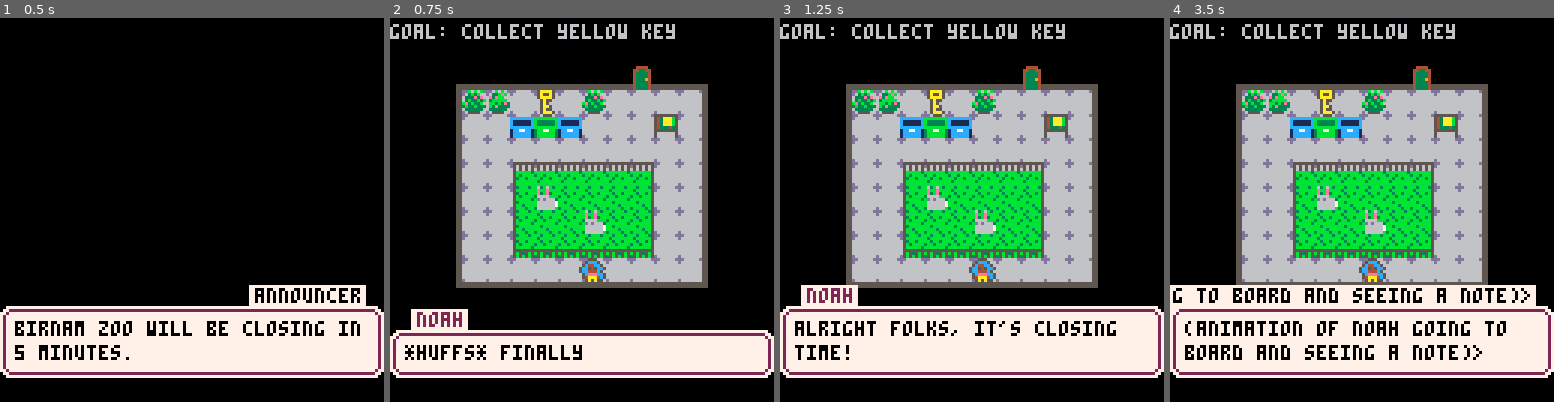
Above: before the commit, frames 1-4 (left to right).
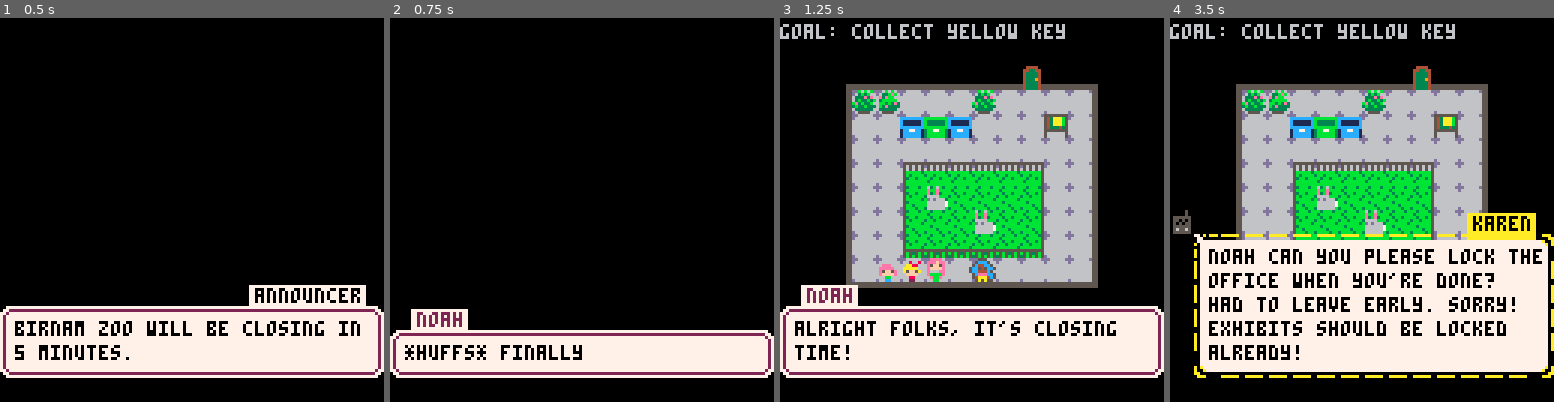
Above: after the commit, the same moments.

Repository: avalkyrie/zoo-game
Game: PICO-8 cartridge zoo.p8
The game is run twice, just before and just after one commit, with the same random seed, the same clock (stepped at 60 frames per second) and the same inputs.
Inputs:
- Up to frame 1 (0.5 s): tap X (X key) at 0.33 s
- Up to frame 2 (0.75 s): tap O (Z key) at 0.7 s
- Up to frame 3 (1.25 s): tap X (X key) at 1.07 s
- Up to frame 4 (3.5 s): hold Right 1.6-2.1 s; tap O (Z key) every 0.4 s from 1.7 to 3.3 s; tap X (X key) at 1.85, 2.97 s; hold Up 2.15-2.42 s; hold Right 2.47-3.03 s; hold Left from 3.08 s (still down)

Frame 1 is identical in both runs. In frame 2, 36% of the frame differs, in the area x 0-83%, y 1-71%; in frame 3, 0.8%; in frame 4, 20%.

Commit message:
update dialog, reduce noise in dark water, make last level less busy, add animations

Diff:
--- a/zoo.p8
+++ b/zoo.p8
@@ -16,6 +16,7 @@
 
 maprect = {}
 player = {}
+key = nil
 
 gridsize = 8
 dimensions = 16
@@ -33,6 +34,8 @@
 
 	block = 58,
 	wblock = 60,
+	dwblock = 61,
+
 
 	cexit = 210,
 	oexit = 227,
@@ -117,6 +120,7 @@
 
 tick = 0
 
+animations = {}
 sprites = {}
 animals = {}
 blocks = {}
@@ -152,6 +156,7 @@
 	player.delayfunc = nil
 	dialog = {}
 	dialogindex = 1
+	animations = emptyarray(dimensions)
 	sprites = emptyarray(dimensions)
 	animals = emptyarray(dimensions)
 	blocks = emptyarray(dimensions)
@@ -176,27 +181,29 @@
 		aa(animals, index.rabbit, {4,5,6,6})
 		aa(sprites, index.key1, {4,1})
 		dialog[advancephase] = {
-			"announcer: birnam zoo will be closing in 5 minutes."
-		}
-
+			"announcer: birnam zoo will be closing in 5 minutes.",
+			"noah: *huffs* finally"}
 		dialog[introphase] = {
-			"noah: *huffs* finally",
+			"animation: 1.1",
 			"noah: alright folks, it's closing time!",
 			"noah: i hope you had a great time at the zoo! ",
 			"mom: now kids what do you say to noah the zookeeper for showing us around today?",
 			"kids: thank you noah!",
 			"noah: no problem see you next time!",
-			"<parent and 2 kids leave through the gate. when they've left the screen>",
-			"noah: i thought this day would never end! i can finally go home.",
-			"<(animation of noah going to board and seeing a note)>",
-			"noah: did my boss leave me another one of her \"helpful\" notes. what is it this time...",
-			"note on door: noah can you please lock the office when you're done? had to leave early. sorry! exhibits should be locked already!                    ~karen",
-			"<(while reading note, mackers comes to noah and grabs noah's keys.>",
-			"noah: of course. perfect. wait where are my keys? they were on my belt a second ago..",
-			"<(mackers runs around screen, through bushes, drops yellow key behind trash can then runs out the door)>",
-			"<mackers3>",
+			"animation: 1.2",
+			"noah: i thought this day would never end! i can finally go home and celebrate my big day... at home and alone.",
+			"noah: just how i like it.",
+			"karen: noah can you please lock the office when you're done? had to leave early. sorry! exhibits should be locked already!",
+			"animation: 1.3",
+			"noah: of course, boss! no problem.",
+			"noah: well i guess my couch will have to wait.",
+			"animation: 1.4",
+			"noah: hold on, where are my keys? they were on my belt a second ago..",
+			"animation: 1.5",
 			"noah: mackers has them! you stupid monkey come back here!",
+			"animation: 1.6",
 			"noah: of course. he dropped one of the keys behind the trash cans. let's see if i can manage to grab it without running into those prickly rose bushes.",
+			"animation: 1.7",
 		}
 
 		dialog[keyitemphase] = {"noah: the key to the bunny enclosures! now i have to go through this whole zoo to catch that *#%$ monkey! he went right through this door..."}
@@ -214,12 +221,15 @@
 		aa(animals, index.rabbit, {9,7,11,8,9,1,11,2})
 		sprites[3][5] = index.key2
 		dialog[introphase] = {
-			"<mackers2.1>",
-			"noah: wait! at least he dropped the tundra key before he left.",
-			"noah: why are all these crates laying in the middle of the bunny enclosure? i am the only one who does any work here?",
+			"animation: 2.1",
+			"noah: wait!",
+			"animation: 2.2",
+			"noah: at least he dropped the tundra key before he left.",
+			"noah: why are all these crates in the middle of the bunny enclosure? am i the only one who does any work around here?",
+
 		}
 
-		dialog[outrophase] = {"noah: the key to the tundra! guess i can go follow him or mess around here for a bit..."}
+		dialog[keyitemphase] = {"noah: the key to the tundra! guess i can go follow him or mess around here for a bit..."}
 		player.goal = "goal: collect orange key"
 	elseif (state.lvl == 6) then
 		-- rainforest 1
@@ -234,15 +244,16 @@
 		blocks[6][4] = index.block
 		animals[2][5] = index.usnake
 		dialog[introphase] = {
-			"noah: it sure is high up here in the trees! there you are mackers!",
-			"<mackers runs around and drops the key>",
-			"noah: no wait! i'm scared of heights! get me down!",
+			"animation: 6.1",
+			"noah: i am not loving how high i am in these trees. there you are mackers!",
+			"animation: 6.2",
 			"noah: oh great, it looks like he dropped another key...",
 			"noah: right next to that not so friendly looking snake!",
 		}
 
 		dialog[outrophase] = {
-			"noah: the key to the aquarium! he can't get far! monkeys can't swim... right?"
+			"noah: the key to the aquarium!",
+			"noah: he can't get that far! monkeys can't swim... right?"
 		}
 		player.goal = "goal: collect yellow key"
 	elseif (state.lvl == 7) then
@@ -259,9 +270,13 @@
 		aas(animals, {index.jelly1,2,3,index.jelly2,6,4,index.jelly1,2,6,index.ujelly2,3,10})
 		aa(sprites, index.tank, {4,6,5,11,6,8,3,5,3,1})
 		dialog[introphase] = {
-			"noah: well, i guess *most monkeys* can't swim, but this one can! mackers get back here!",
-			"<(mackers runs around and drops the key)>",
-			"noah: agh. i'm not a great diver but i have to get that key! good thing all these oxygen tanks are scattered around the aquarium. i wonder if these jellyfish sting..."
+			"animation: 7.1",
+			"noah: well, i guess *most monkeys* can't swim, but this one can!",
+			"noah: mackers get back here!",
+			"animation: 7.2",
+			"noah: agh. i'm not a great diver but i have to get that key!",
+			"noah: good thing all these oxygen tanks are scattered around the aquarium.",
+			"noah: i wonder if these jellyfish sting..."
 		}
 		player.goal = "goal: get red key"
 	elseif (state.lvl == 8) then
@@ -278,8 +293,9 @@
 		aas(animals, {index.flturtle,4,3,index.blturtle,5,3,index.jelly1,2,2,index.jelly1,1,2,index.jelly1,6,7})
 		aa(sprites, index.tank, {2,5, 3,6, 5,4})
 		dialog[introphase] = {
+			"animation: 8.1",
 			"noah: mackers, when did you learn to scuba dive?",
-			"<(mackers swims away)>",
+			"animation: 8.2",
 			"noah: oh, one of those stubborn turtles looks hungry. sometimes they just need a push in the right direction...don't we all?",
 		}
 		dialog[outrophase] = {
@@ -333,7 +349,7 @@
 		sprites[7][4] = index.key0
 		aa(animals, index.dpenguin, {3,1,4,1,5,1})
 		dialog[introphase] = {
-			"<(animation of mackers dropping key and running out of the door)>",
+			"animation: 3.1",
 			"noah: stop monkeying around! you're on thin ice mackers!",
 			"noah: oh this ice is slippery. how do these cute penguins waddle around so easily?"
 			}
@@ -355,9 +371,8 @@
 			"noah: i need this day to be over.",
 			"noah: where is that %$\x8f#\x92 monkey?",
 			"karen: noah? are you still at the zoo?",
-			"noah: yes, karen.",
-			"noah: i haven't left yet. i'm just about to leave now-",
-			"karen: oh, not yet! please make sure the penguins are ready for the evening before you go. they are in the tundra.",
+			"noah: yes, karen. i haven't left yet.",
+			"karen: oh, great! please make sure the penguins are ready for the evening before you go. they are in the tundra.",
 			"noah: i know where the penguins are, karen. i work here.",
 			"karen: great! their bowties are in the tundra too!",
 			"noah: bowties? where are these penguins going, the opera?",
@@ -367,7 +382,7 @@
 			"noah: alright little penguins, hold still. i've got to put these bow ties on you.",
 			"noah: you're going to look great. ",
 		}
-		dialog[outrophase] = {
+		dialog[keyitemphase] = {
 			"noah: looking dapper, kids! great. time to get out of here... now where are the rest of my keys",
 		}
 		player.goal = "goal: bow ties "
@@ -387,13 +402,13 @@
 
 		dialog[introphase] = {
 			"noah: oh wow. how convenient.",
-			"noah: my key is on the *other* side of this freezing water.",
-			"noah: how am i supposed to get across?",
-			"noah: i wonder if these crates float...",
+			"noah: there is a straggler penguin on the *other* side of this freezing water.",
+			"noah: how am i supposed to get across? i wonder if these crates float...",
 		}
 		dialog[outrophase] = {
 			"noah: glad those crates could bridge the gap! ",
-			"noah: brrr...i didn't realize how cold it was. good thing this is the key to the jungle. i can warm up and hopefully find that monkey!",
+			"noah: brrr...i didn't realize how cold it was. i'll warm up in the jungle.",
+			"noah: monkeys like jungles right? he's probably there"
 		}
 		player.goal = "goal: bow tie "
 	elseif (state.lvl == 10) then
@@ -410,7 +425,7 @@
 		dialog[advancephase] = {
 			"noah: what a touching graduation ceremony...for fish. now where is that monkey?",
 			"karen: uh...noah? are you almost done?",
-			"noah: yes karen, why do you have some other not-so-little thing for me to do?",
+			"noah: yes karen. why? do you have some other not-so-little thing for me to do?",
 			"karen: nope, just wondering when you might be making your way home",
 			"noah: ideally? about 2 hours ago karen but i have just one more thing to do...",
 		}
@@ -430,8 +445,10 @@
 		aas(sprites, {203,8,7,204,9,7,219,8,8,220,9,8})
 		aas(blocks, {243,5,10,242,5,12,241,5,14})
 
+		dialog[advancephase] = {
+			"noah: finally, home! i get to enjoy the rest of my birthday in peace and quiet!",
+		}
 		dialog[introphase] = {
-			"noah: finally, home! i get to enjoy the rest of my birthday in peace and quiet!",
 			"karen and coworkers: surprise! happy birthday!",
 			"noah: karen? what are you and all the other zookeepers doing here? i thought you left early-",
 			"karen and coworkers: we were getting ready for your party silly. we had to stall you!",
@@ -515,6 +532,48 @@
 	end
 	if (player.delayfunc != nil) player.delayfunc()
 
+	-- update animations
+	if (dialog[state.phase] and dialogindex <= #dialog[state.phase]) then
+		local dx = splitdialog(dialog[state.phase][dialogindex])
+		if (dx and dx[1] == "animation") then
+			if (dx[2] == "1.1") then
+				key = sprites[4][1]
+				sprites[4][1] = nil
+				animations[4][8] = 95
+				animations[3][8] = 110
+				animations[2][8] = 94
+			elseif (dx[2] == "1.2") then
+				animations = emptyarray(dimensions)
+			elseif (dx[2] == "1.3") then
+				animations[4][8] = index.monkey
+			elseif (dx[2] == "1.4") then
+				animations[4][8] = 158
+			elseif (dx[2] == "1.5") then
+				animations[4][8] = nil
+				animations[3][1] = 158
+			elseif (dx[2] == "1.6") then
+				sprites[4][1] = key
+			elseif (dx[2] == "1.7") then
+				animations[3][1] = nil
+
+			elseif (dx[2] == "2.1") then
+				key = sprites[3][5]
+				animations[3][2] = 158
+			elseif (dx[2] == "2.2") then
+				sprites[3][5] = key
+				animations[3][2] = nil
+
+			end
+
+			dialogindex += 1
+		end
+
+		-- delay and animate
+	else
+		--animations = emptyarray(dimensions)
+	end
+
+
 	if (state.phase != gamephase) return
 	if (state.menu == endmenu) return
 
@@ -600,7 +659,13 @@
 		function(i,j)
 			if (blocks[i][j] and band(fget(mgetspr(i,j)), fwater) > 0) then
 				blocks[i][j] = nil
-				msetspr(index.wblock,i,j)
+
+				if (state.lvl == 10) then
+					msetspr(index.dwblock,i,j)
+				else
+					msetspr(index.wblock,i,j)
+				end
+
 			end
 		end
 	)
@@ -763,6 +828,7 @@
 			sprgrid(spr, i, j)
 			sprgrid(animals[i][j], i, j)
 			sprgrid(blocks[i][j], i, j)
+			sprgrid(animations[i][j], i, j)
 		end
 	)
 
@@ -1692,7 +1756,12 @@
 	if (player.sblock) then
 		-- drop block in water
 		if (band(flags, fwater) > 0) then
-			msetspr(index.wblock,x,y)
+			if (state.lvl == 10) then
+				msetspr(index.dwblock,x,y)
+			else
+				msetspr(index.wblock,x,y)
+			end
+
 			player.sblock = false
 			return false
 		end
@@ -1997,7 +2066,7 @@
 
 
 __gff__
-0043438001010000000001010001010000a1a180000001000000000100010000050505050500000101010101808000000000434305050100000180808100000000000000000000000000000000000000000000000000008000000000000000000000000000000000000000000000000000000000000000000000000040400000
+0043438001010000000001010001010000a1a180000001000000000100010000050505050500000101010101808000000000434305050143430180808181000000000000000000000000000000000000000000000000008000000000000000000000000000000000000000000000000000000000000000000000000040400000
 0000000000000000000000000000000000000000000000000000000000000000000000000000000000000000000000000000000000000000000000000000000000000000000000000000000000000000000000000000000000000000000000000000000100000000000000000000000000000000000000000000000000000000
 __map__
 2d202020202020202020393920203939000a0a0a000a0a0a0a0a002d2d2d20202020202d2d2d0000292929292b9100000000000000000000000000000000000000000000000000000000000000000000000000000000000000000000000000002929292929292929292929292929292936363616161616163616363636161636
@@ -2014,19 +2083,19 @@
 10121014121410101012141214141010121013131313111300000000000000000000000000000000000000000000000000000000000000000000000000000000000000000000000000000000000000000000000000000000000000000000000029292929292929292929292929292929360a05050505050505050505050e3616
 10121410111313131012101214141410121010101010121400000000000000000000000000000000000000000000000000000000000000000000000000000000000000000000000000000000000000000000000000000000000000000000000029292929292929292929292929292929360a05050505050505050505050e2716
 14121010121010101311131210141010121410101010121000000000000000000000000000000000000000000000000000000000000000000000000000000000000000000000000000000000000000000000000000000000000000000000000029292929292929292929292929292929361b07070707070707070707071d3616
-1012030101010101141210121410101012101410121412100000000000000000000039393939393939393900000000000000000000000000000000000000000000000000000000000000000000000000000000000000000000000000000000002929292929292929292929292929292936361627161636363616281616282816
-0303030303030303101214121014121010141010121012100000000000000000000032393939393939393200000000000000000000000000000000000000000000000000000000000000000000000000000000000000000000000000000000002929292929292929292929292929292936363627271616163636362816281616
-2929b1b2b2b2a2a2363636363636363600000000000000002929292929292b29290032323939393939323200000000000000000000000000000000000000000000000000000000000000000000000000000000000000000000000000000000000000000000000000000000000000000000000000000000000000000000000000
-2a292929292ba1a2363636363636363600000000000000002a2a2929292b2b29290033333239393932323300000000000000000000000000000000000000000000000000000000000000000000000000000000000000000000000000000000000000000000000000000000000000000000000000000000000000000000000000
-2929292a2929b1b20d0e0f1d1d1e0d0e00000000000000002b2929292929292b29008f8e3233333333333300000000000000000000000000000000000000000000000000000000000000000000000000000000000000000000000000000000000000000000000000000000000000000000000000000000000000000000000000
-2a2a2929292b29290e0f1d1d1d1d1e0d00000000000000002929292929292929290032333333323333323300000000000000000000000000000000000000000000000000000000000000000000000000000000000000000000000000000000000000000000000000000000000000000000000000000000000000000000000000
-292a29292929292b36363636363636360000000000000000292b2929292929292a00333335353535338f8e00000000000000000000000000000000000000000000000000000000000000000000000000000000000000000000000000000000000000000000000000000000000000000000000000000000000000000000000000
-9293292929292b293636363636363636000000000000000029292b2929292929290033353339392039333200000000000000000000000000000000000000000000000000000000000000000000000000000000000000000000000000000000000000000000000000000000000000000000000000000000000000000000000000
-b2b329292929292a3636363636363636e6e7e7e7e7e7e7e8292929292929292b290033203535352035333300000000000000000000000000000000000000000000000000000000000000000000000000000000000000000000000000000000000000000000000000000000000000000000000000000000000000000000000000
-2b2b292a292b2a29363636363636363600000000000000002a2929292929292b2b0033202020202020333500000000000000000000000000000000000000000000000000000000000000000000000000000000000000000000000000000000000000000000000000000000000000000000000000000000000000000000000000
-0404040404040404040400000404040404042528360116282b2b292929292929290033333339202039353900000000000000000000000000000000000000000000000000000000000000000000000000000000000000000000000000000000000000000000000000000000000000000000000000000000000000000000000000
-0404040404040404040400000404040404042528280136362929292929292929290035333320333335203500000000000000000000000000000000000000000000000000000000000000000000000000000000000000000000000000000000000000000000000000000000000000000000000000000000000000000000000000
-0404040404040404040400000416161616041706060506062929292b2929292a290020333939353520202000000000000000000000000000000000000000000000000000000000000000000000000000000000000000000000000000000000000000000000000000000000000000000000000000000000000000000000000000
+1012030101010101141210121410101012101410121412100000000000000000000032323939393939323200000000000000000000000000000000000000000000000000000000000000000000000000000000000000000000000000000000002929292929292929292929292929292936361627161636363616281616282816
+0303030303030303101214121014121010141010121012100000000000000000000032323939393939323200000000000000000000000000000000000000000000000000000000000000000000000000000000000000000000000000000000002929292929292929292929292929292936363627271616163636362816281616
+2929b1b2b2b2a2a2363636363636363600000000000000002929292929292b2929008f8e3939393939323200000000000000000000000000000000000000000000000000000000000000000000000000000000000000000000000000000000000000000000000000000000000000000000000000000000000000000000000000
+2a292929292ba1a2363636363636363600000000000000002a2a2929292b2b29290032323239393932322000000000000000000000000000000000000000000000000000000000000000000000000000000000000000000000000000000000000000000000000000000000000000000000000000000000000000000000000000
+2929292a2929b1b20d0e0f1d1d1e0d0e00000000000000002b2929292929292b290020203332323233343400000000000000000000000000000000000000000000000000000000000000000000000000000000000000000000000000000000000000000000000000000000000000000000000000000000000000000000000000
+2a2a2929292b29290e0f1d1d1d1d1e0d00000000000000002929292929292929290020343332323232323200000000000000000000000000000000000000000000000000000000000000000000000000000000000000000000000000000000000000000000000000000000000000000000000000000000000000000000000000
+292a29292929292b36363636363636360000000000000000292b2929292929292a00343233202020328f8e00000000000000000000000000000000000000000000000000000000000000000000000000000000000000000000000000000000000000000000000000000000000000000000000000000000000000000000000000
+9293292929292b293636363636363636000000000000000029292b2929292929290033323339392039333300000000000000000000000000000000000000000000000000000000000000000000000000000000000000000000000000000000000000000000000000000000000000000000000000000000000000000000000000
+b2b329292929292a3636363636363636e6e7e7e7e7e7e7e8292929292929292b290033342020202020323300000000000000000000000000000000000000000000000000000000000000000000000000000000000000000000000000000000000000000000000000000000000000000000000000000000000000000000000000
+2b2b292a292b2a29363636363636363600000000000000002a2929292929292b2b0033323420202020332000000000000000000000000000000000000000000000000000000000000000000000000000000000000000000000000000000000000000000000000000000000000000000000000000000000000000000000000000
+0404040404040404040400000404040404042528360116282b2b292929292929290032333239202039343900000000000000000000000000000000000000000000000000000000000000000000000000000000000000000000000000000000000000000000000000000000000000000000000000000000000000000000000000
+0404040404040404040400000404040404042528280136362929292929292929290035333320203220332000000000000000000000000000000000000000000000000000000000000000000000000000000000000000000000000000000000000000000000000000000000000000000000000000000000000000000000000000
+0404040404040404040400000416161616041706060506062929292b2929292a290020333939203520352000000000000000000000000000000000000000000000000000000000000000000000000000000000000000000000000000000000000000000000000000000000000000000000000000000000000000000000000000
 040418070707071504040000041636163604040404040404000000000000000000002d2d2d2d2d2d2d2d2d00000000000000000000000000000000000000000000000000000000000000000000000000000000000000000000000000000000000000000000000000000000000000000000000000000000000000000000000000
 040425161616162604040000041636361604040404040404000000000000000000002d2d2d2d2d2d2d2d2d00000000000000000000000000000000000000000000000000000000000000000000000000000000000000000000000000000000000000000000000000000000000000000000000000000000000000000000000000
 04042516161616260404000004161616160418070705070700000000000000000000203d2020202020202000000000000000000000000000000000000000000000000000000000000000000000000000000000000000000000000000000000000000000000000000000000000000000000000000000000000000000000000000
Not shown, changed: 19 lines of the sprite sheet (__gfx__) section of zoo.p8
